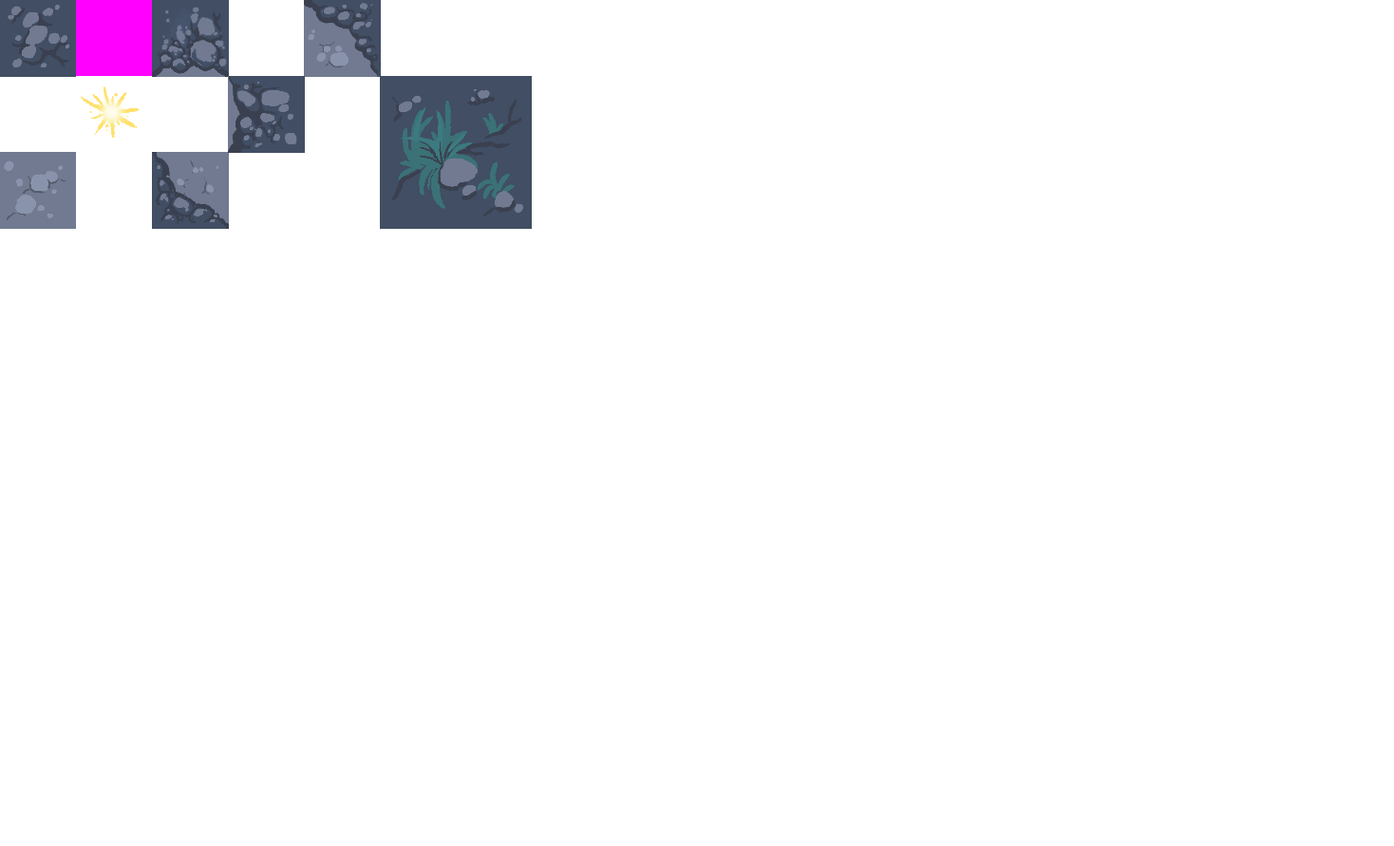
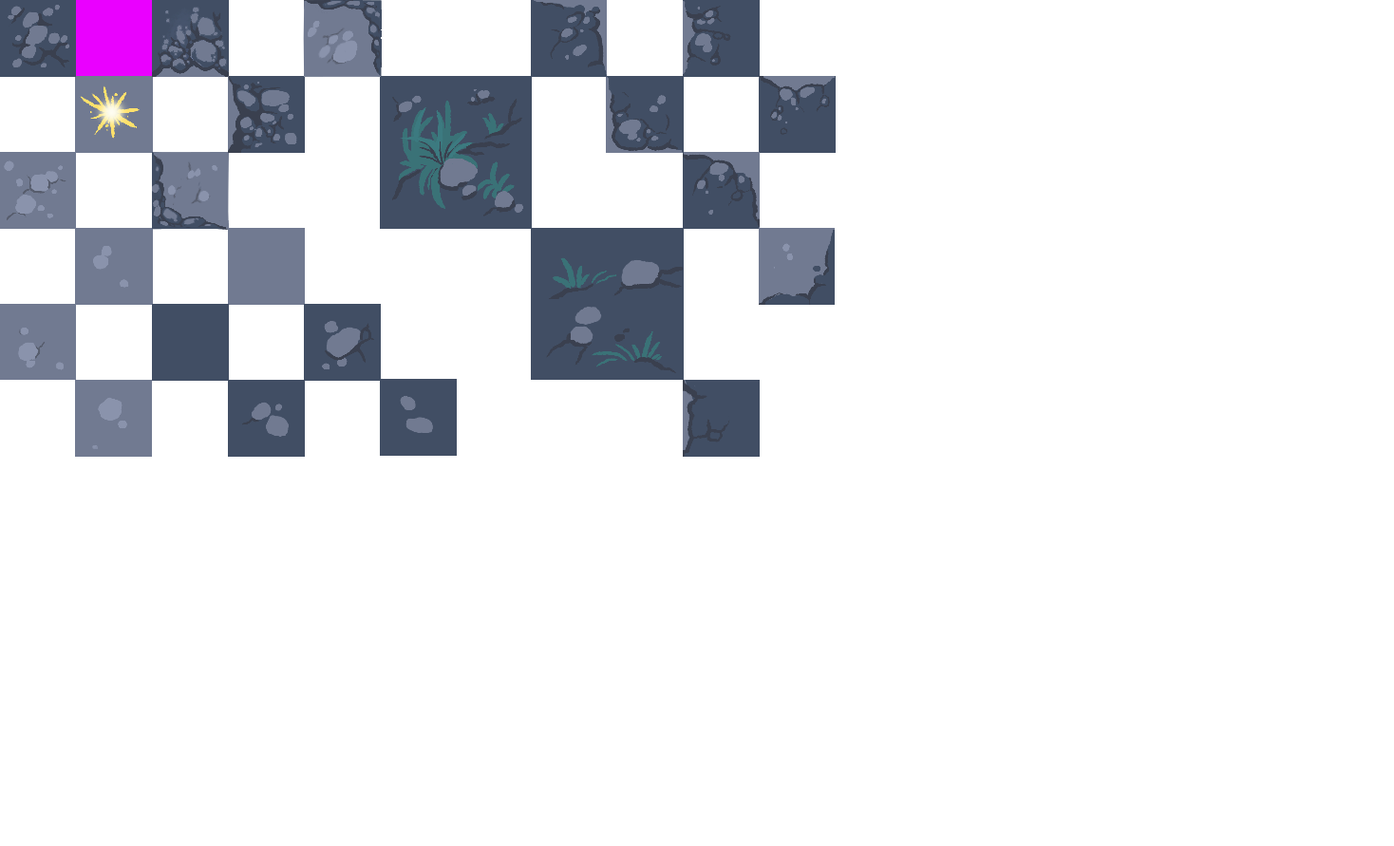
Layer changes from the first 1394 × 846 image to the second:
painted on "Textures.png" over [left=0, top=0, right=836, bottom=457]
